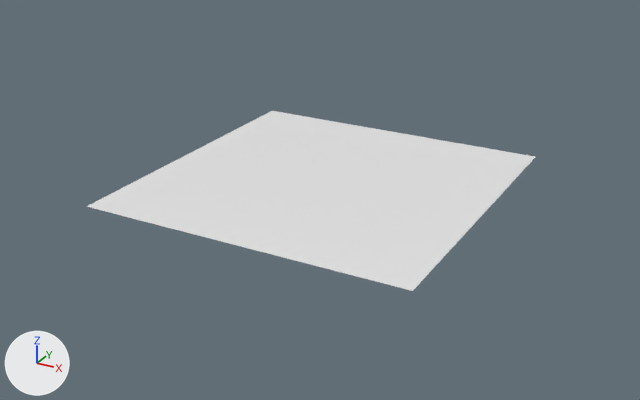
The FBX model Assets/Art/3D/Water/WaterPlane.fbx, before and after one commit.
Both versions are drawn from a camera (50 mm lens) standing at (183.0, -338.0, 157.0) and looking at (-7.0, 6.0, -16.0). Lighting does not change. The marker at lower left points along +X, +Y and +Z. Where no turn or scale is listed for an object, it has been applied to the vertices.
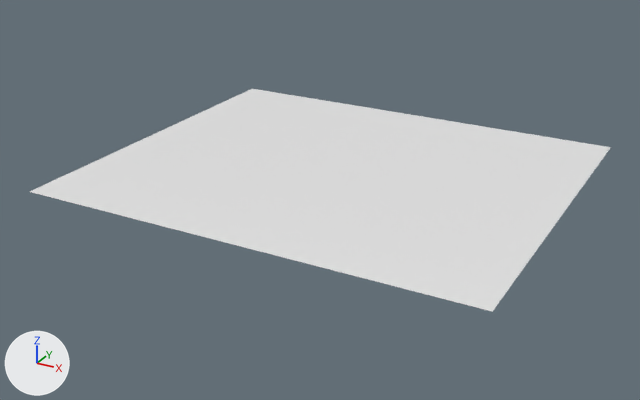
What differs and where, as boxes [x1, y1, x2, y2] in the pictures (640 x 400 px):
'Plane.001', reshaped (29% wider, 24% taller): before [86, 111, 535, 291]; after [30, 89, 611, 312]
part 1 of me_plane_001, added: after [30, 89, 611, 312]

The change, as a diff of the scene's bpy script:
```diff
--- a/Assets/Art/3D/Water/WaterPlane.fbx.py
+++ b/Assets/Art/3D/Water/WaterPlane.fbx.py
@@ me_plane_001 @@
 # used by ob_plane_001; location = (0.0, 0.0, 0.0)
-me_plane_001.from_pydata(...)  # 40401 vertices, 40000 faces; spans x -77.0..77.0, y -77.0..77.0, z -1.0
+me_plane_001.from_pydata(...)  # 52580 vertices, 52122 faces; spans x -111.0..107.0, y -77.0..109.0, z -1.0
+# me_plane_001 part 1: 12179 vertices added at x -111.0..107.0, y -77.0..109.0, z -1.0
 me_plane_001.materials.append(mat_material_003)
```
